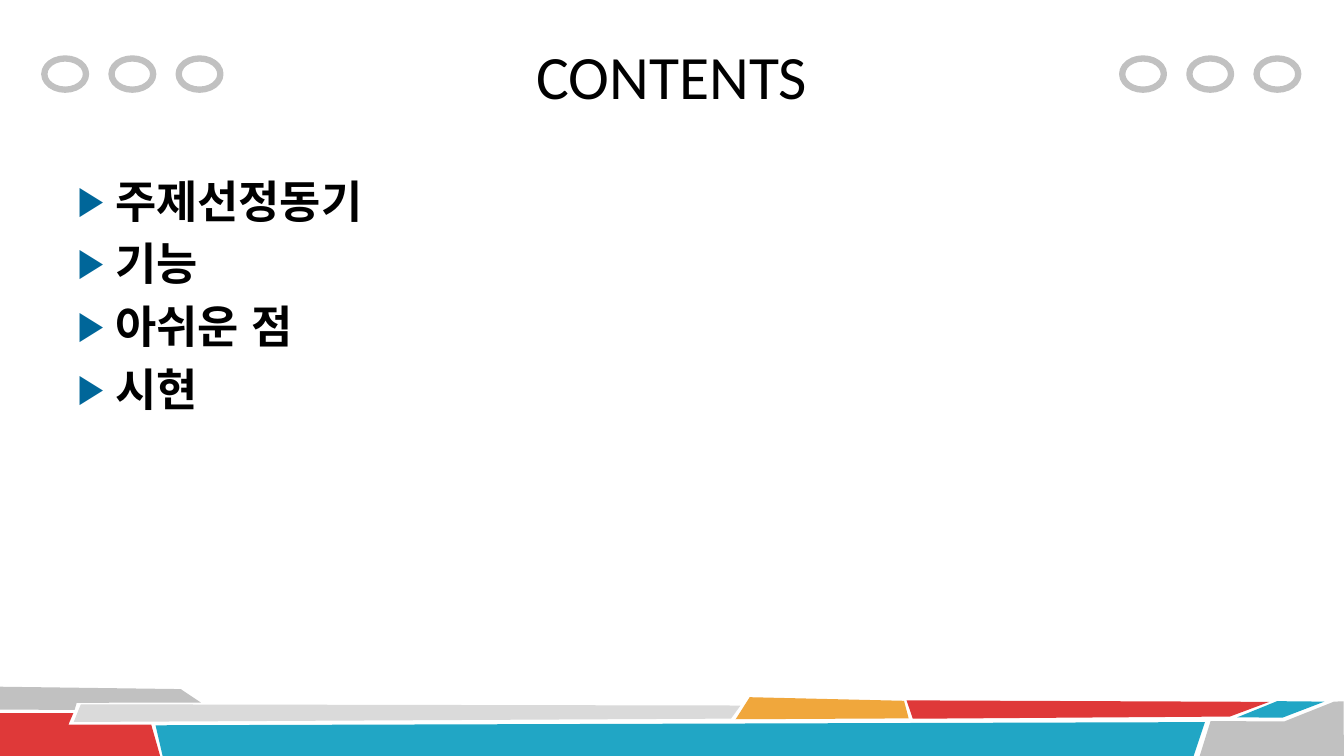
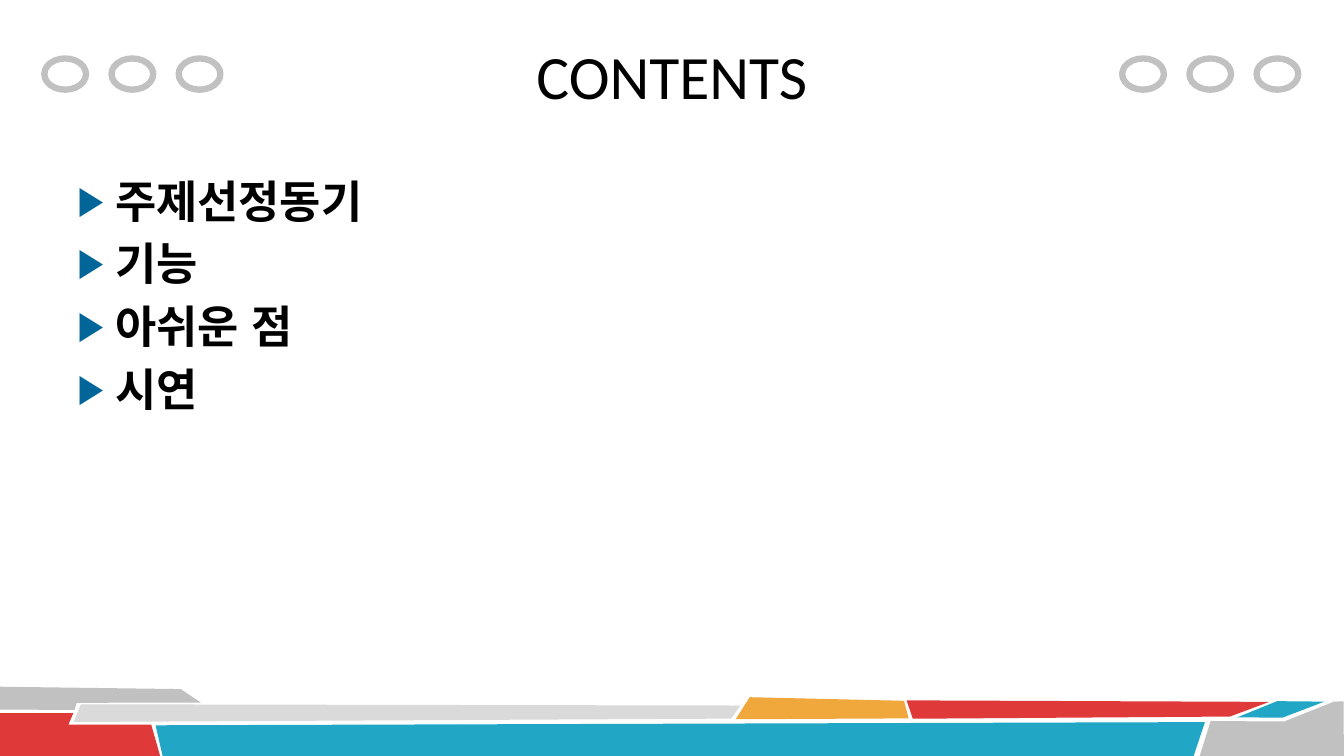
Before and after one commit to daekyum02/KDK_PROJECT, a slide deck: slide 2 of 김대겸_프로젝트.pptx. Drawn at 1344x756 pixels with LibreOffice and Linux fonts; fonts in the diff are those of the drawing. Boxes give left, top, right and bottom in pixels: in the first picture for what was removed or moved away, otherwise in the second. Text is boxed around its words. In the diff, an @@ line names an element or a change of style, - is before the commit and + after.

```diff
--- a/김대겸_프로젝트.pptx
+++ b/김대겸_프로젝트.pptx
@@ text at (115,368,197,410): text changed @@
-▶ 시현
+▶ 시연
```
Also in this commit, not shown: 2 other slides changed.
